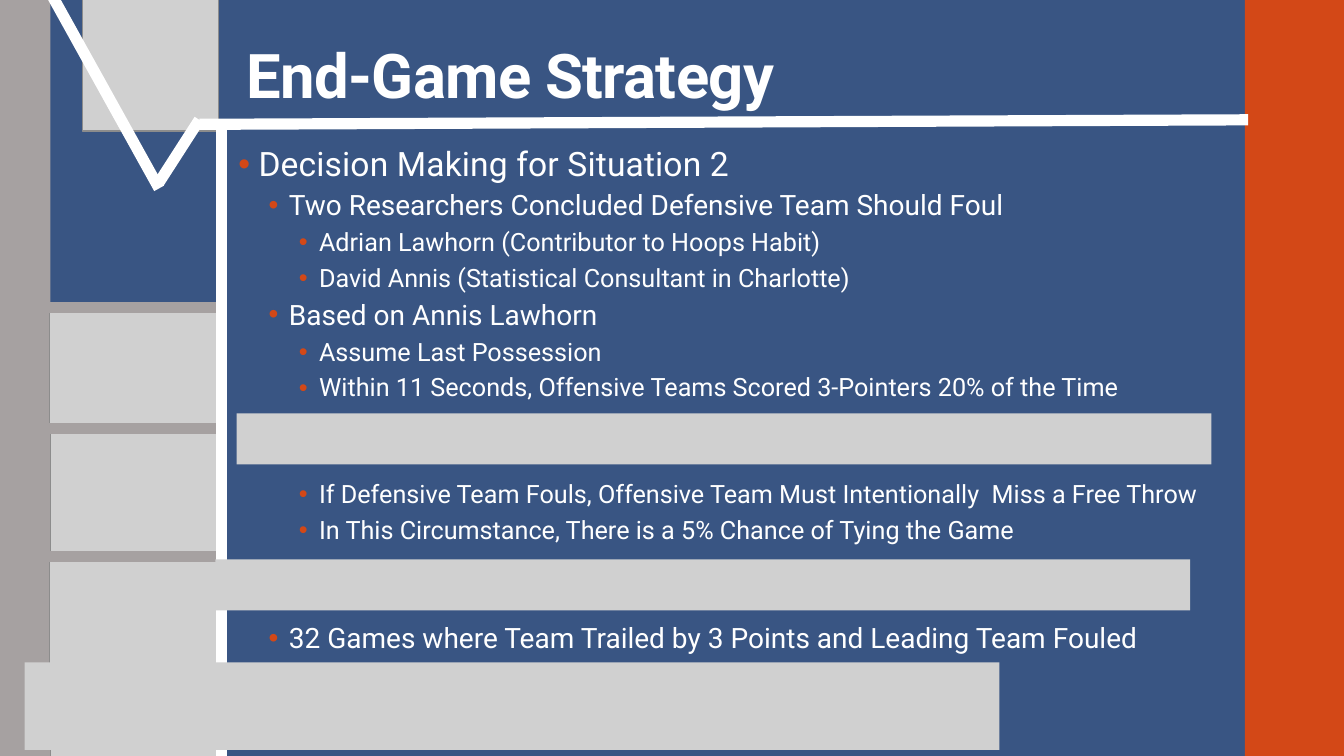
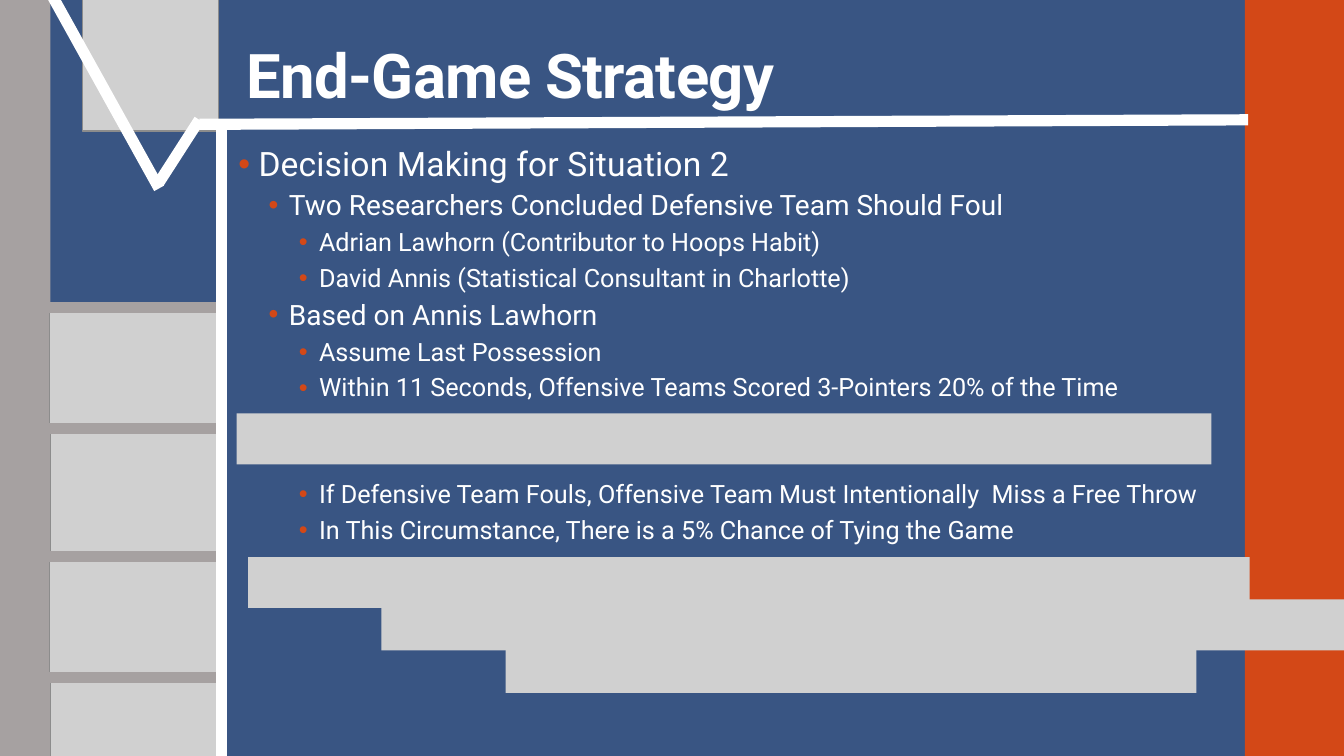
Before and after one commit to SuperMarioGiacomazzo/STOR538_WEBSITE, a slide deck: slide 7 of Slides/Basketball 6/Basketball_6_Lecture.pptx. Drawn at 1344x756 pixels with LibreOffice and Linux fonts; fonts in the diff are those of the drawing; grey boxes stand for pictures. Boxes give left, top, right and bottom in pixels: in the first picture for what was removed or moved away, otherwise in the second. Text is boxed around its words. In the diff, an @@ line names an element or a change of style, - is before the commit and + after.

Commit message:
Lecture 6 Commit

```diff
--- a/Slides/Basketball 6/Basketball_6_Lecture.pptx
+++ b/Slides/Basketball 6/Basketball_6_Lecture.pptx
@@ picture: place and size @@
-picture at <box>216,560,1191,610</box>
+picture at <box>248,558,1250,608</box>
@@ text at <box>289,627,1137,654</box>: paragraph removed @@
-  • 32 Games where Team Trailed by 3 Points and Leading Team Fouled
@@ picture added at <box>381,600,1344,650</box> @@
@@ picture added at <box>506,642,1197,693</box> @@
@@ picture removed at <box>24,662,999,750</box> @@
@@ line added from (40, 678) to (216, 678), #A6A1A1 8 pt @@
```
Also in this commit, not shown: 2 other slides changed, 1 other file.
